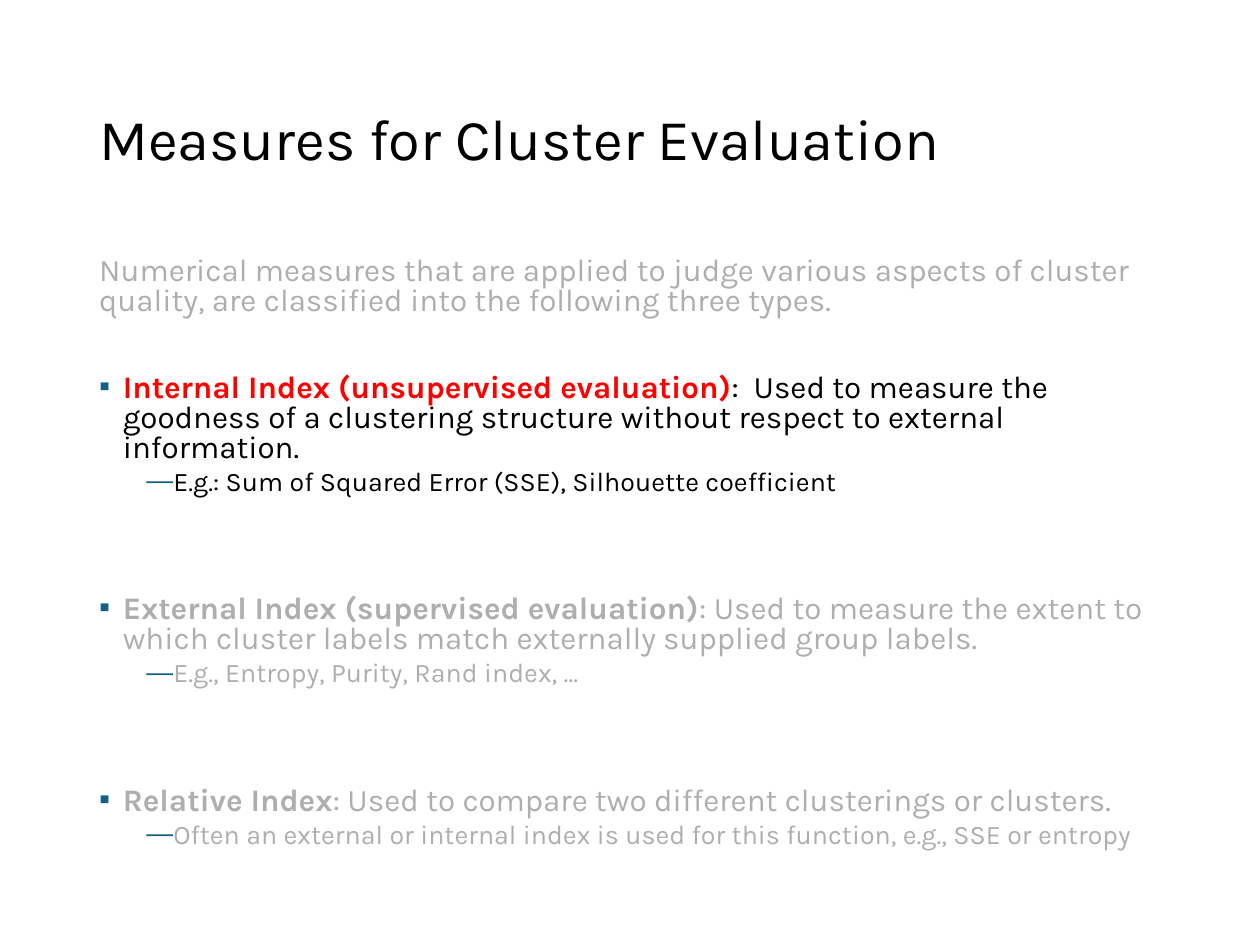
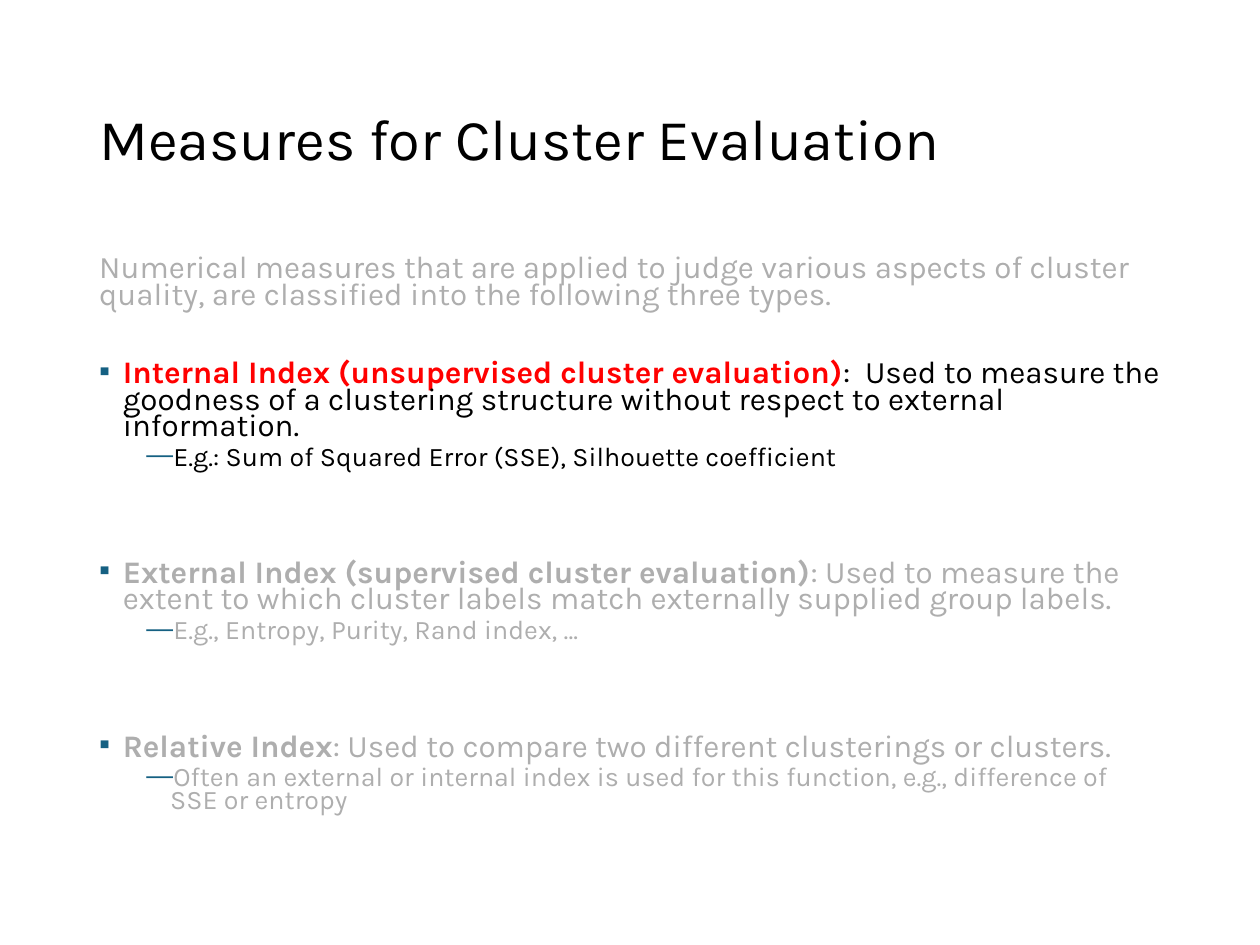
Before and after one commit to mhahsler/Introduction_to_Data_Mining_R_Examples, a slide deck: slide 75 of slides/chap7_basic_cluster_analysis.pptx. Drawn at 1260x945 pixels with LibreOffice and Linux fonts; fonts in the diff are those of the drawing. Boxes give left, top, right and bottom in pixels: in the first picture for what was removed or moved away, otherwise in the second. Text is boxed around its words. In the diff, an @@ line names an element or a change of style, - is before the commit and + after.

```diff
--- a/slides/chap7_basic_cluster_analysis.pptx
+++ b/slides/chap7_basic_cluster_analysis.pptx
@@ text at [99,256,1129,765]: line spacing 0.8 to 0.7 @@
@@ text at [123,359,1160,437]: text changed @@
-▪ Internal Index (unsupervised evaluation): Used to measure the goodness of a clustering structure without respect to external information.
+▪ Internal Index (unsupervised cluster evaluation): Used to measure the goodness of a clustering structure without respect to external information.
@@ text at [123,560,1120,617]: text changed @@
-▪ External Index (supervised evaluation): Used to measure the extent to which cluster labels match externally supplied group labels.
+▪ External Index (supervised cluster evaluation): Used to measure the extent to which cluster labels match externally supplied group labels.
@@ text at [170,762,1107,816]: text changed @@
-  — Often an external or internal index is used for this function, e.g., SSE or entropy
+  — Often an external or internal index is used for this function, e.g., difference of SSE or entropy
```
Also in this commit, not shown: 5 other slides changed, 1 other file.
